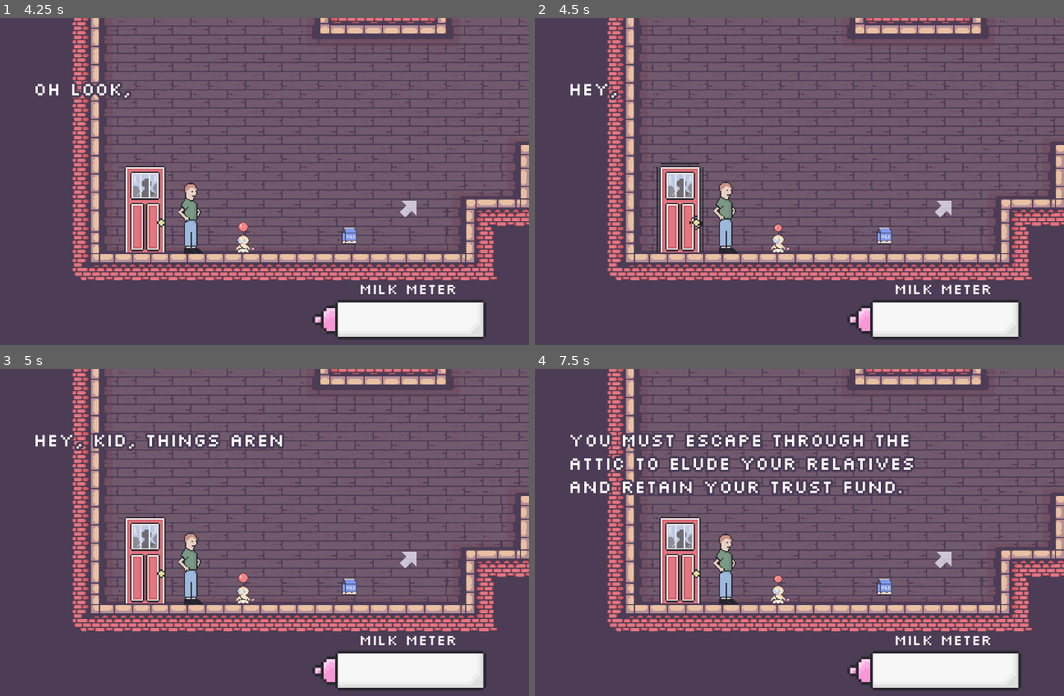
Above: before the commit, frames 1-4 (two rows, left to right).
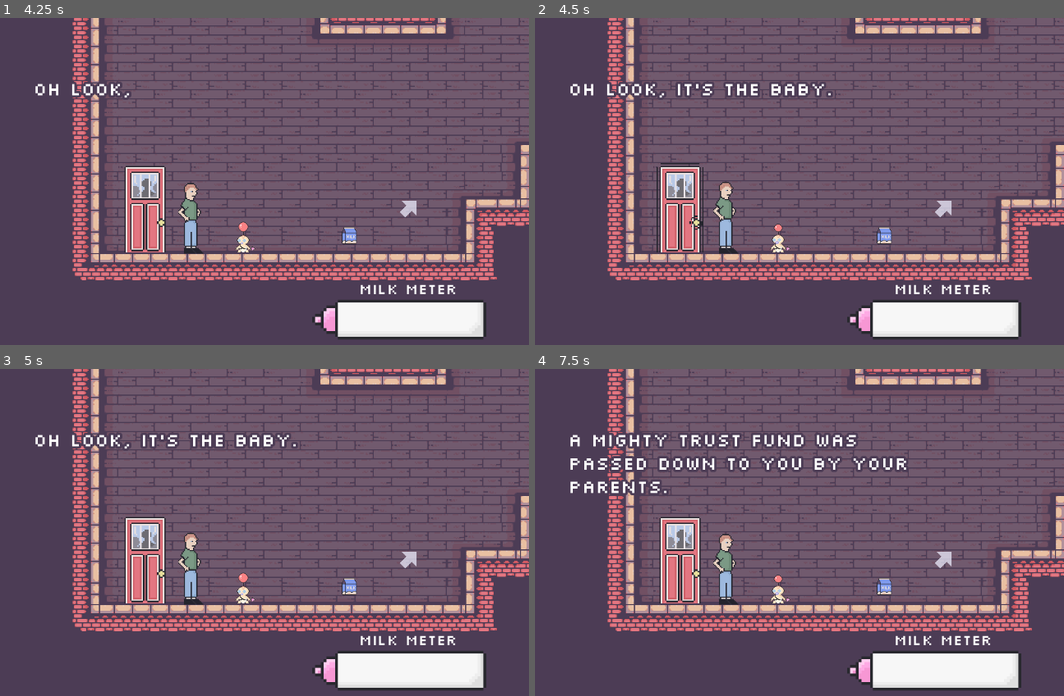
Above: after the commit, the same moments.

Repository: duncwilliams/trust-fund-baby
Game: Godot game, scene res://scenes/main.tscn
The game is run twice, just before and just after one commit, with the same random seed, the same clock (stepped at 60 frames per second) and the same inputs.
Inputs (mouse positions are in pixels of both pictures, inside the frame that each line leads up to):
- Up to frame 1 (4.25 s): tap Enter at 0.5 s; move the mouse to (343, 184) at 0.52 s; press the mouse at (343, 184) at 0.53 s; hold D (crawl_right) 0.53-2.03 s; tap R (restart) at 1.25, 2, 2.75 s; move the mouse to (68, 220) at 1.27 s; release the mouse at (68, 220) at 1.28 s; click (68, 220) at 1.35 s; move the mouse to (264, 122) at 2.02 s; press the mouse at (264, 122) at 2.03 s; hold A (crawl_left) 2.03-2.78 s; move the mouse to (169, 276) at 2.77 s; release the mouse at (169, 276) at 2.78 s; hold D (crawl_right) from 2.78 s (still down); click (169, 276) at 2.85 s; move the mouse to (396, 256) at 3.52 s; press the mouse at (396, 256) at 3.53 s
- Up to frame 2 (4.5 s): move the mouse to (540, 145) at 4.27 s; release D (crawl_right) at 4.28 s; release the mouse at (540, 145) at 4.28 s; hold A (crawl_left) from 4.28 s (still down); click (540, 145) at 4.35 s
- Up to frame 3 (5 s): keep holding A (crawl_left)
- Up to frame 4 (7.5 s): move the mouse to (767, 552) at 5.02 s; release A (crawl_left) at 5.03 s; press the mouse at (767, 552) at 5.03 s; hold D (crawl_right) 5.03-5.78 s; move the mouse to (635, 460) at 5.77 s; release the mouse at (635, 460) at 5.78 s; hold A (crawl_left) 5.78-7.28 s; click (635, 460) at 5.85 s; move the mouse to (878, 535) at 6.52 s; press the mouse at (878, 535) at 6.53 s; move the mouse to (603, 571) at 7.27 s; release the mouse at (603, 571) at 7.28 s; hold D (crawl_right) from 7.28 s (still down); click (603, 571) at 7.35 s

Frame 1 is identical in both runs. In frame 2, 1.4% of the frame differs, in the area x 6-57%, y 19-26%; in frame 3, 1.3%; in frame 4, 5.2%, in the area x 6-72%, y 19-39%.

Commit message:
removed a, d, and r from advance dialogue

Diff:
--- a/project.godot
+++ b/project.godot
@@ -88,9 +88,6 @@
 "deadzone": 0.2,
 "events": [Object(InputEventMouseButton,"resource_local_to_scene":false,"resource_name":"","device":-1,"window_id":0,"a …(258 unchanged characters)…
 , Object(InputEventKey,"resource_local_to_scene":false,"resource_name":"","device":-1,"window_id":0,"alt_pressed":false …(182 unchanged characters)…
-, Object(InputEventKey,"resource_local_to_scene":false,"resource_name":"","device":-1,"window_id":0,"alt_pressed":false,"shift_pressed":false,"ctrl_pressed":false,"meta_pressed":false,"pressed":false,"keycode":0,"physical_keycode":65,"key_label":0,"unicode":97,"location":0,"echo":false,"script":null)
-, Object(InputEventKey,"resource_local_to_scene":false,"resource_name":"","device":-1,"window_id":0,"alt_pressed":false,"shift_pressed":false,"ctrl_pressed":false,"meta_pressed":false,"pressed":false,"keycode":0,"physical_keycode":68,"key_label":0,"unicode":100,"location":0,"echo":false,"script":null)
-, Object(InputEventKey,"resource_local_to_scene":false,"resource_name":"","device":-1,"window_id":0,"alt_pressed":false,"shift_pressed":false,"ctrl_pressed":false,"meta_pressed":false,"pressed":false,"keycode":0,"physical_keycode":82,"key_label":0,"unicode":114,"location":0,"echo":false,"script":null)
 ]
 }
 crawl_left={
